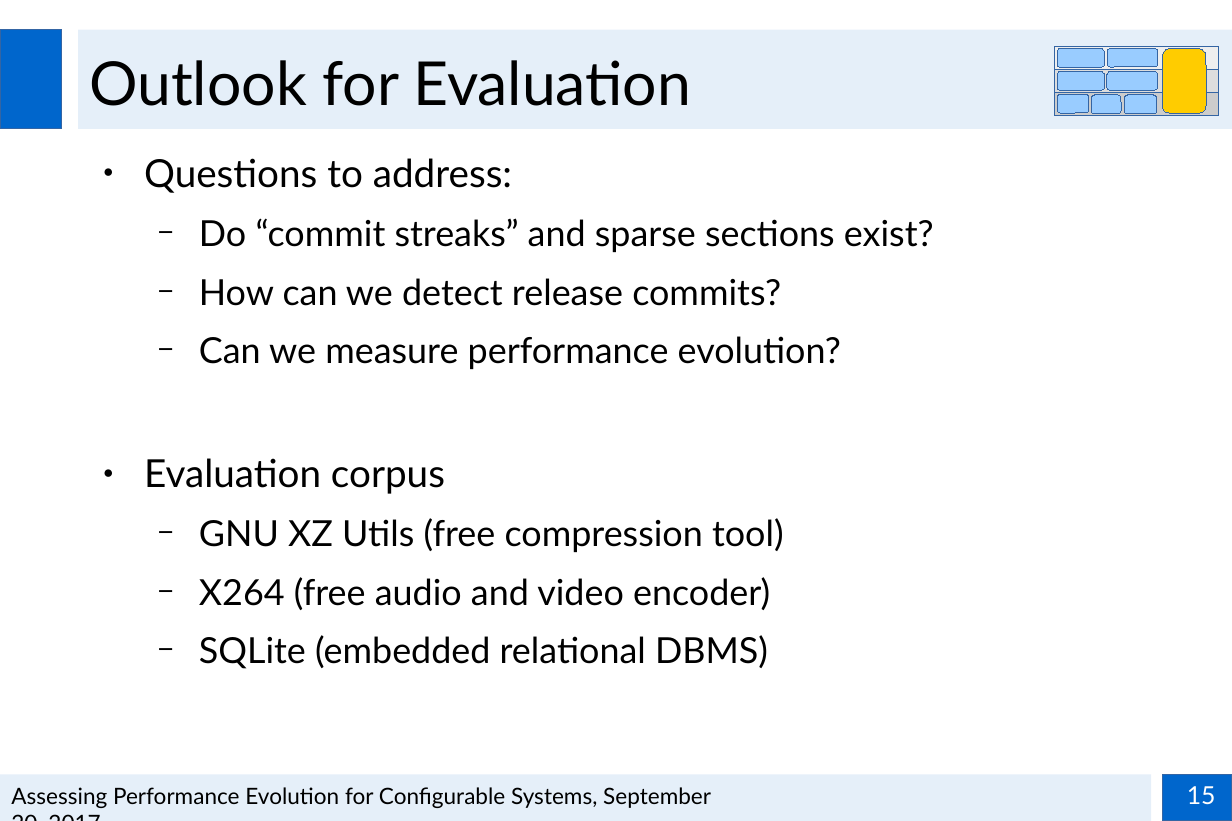
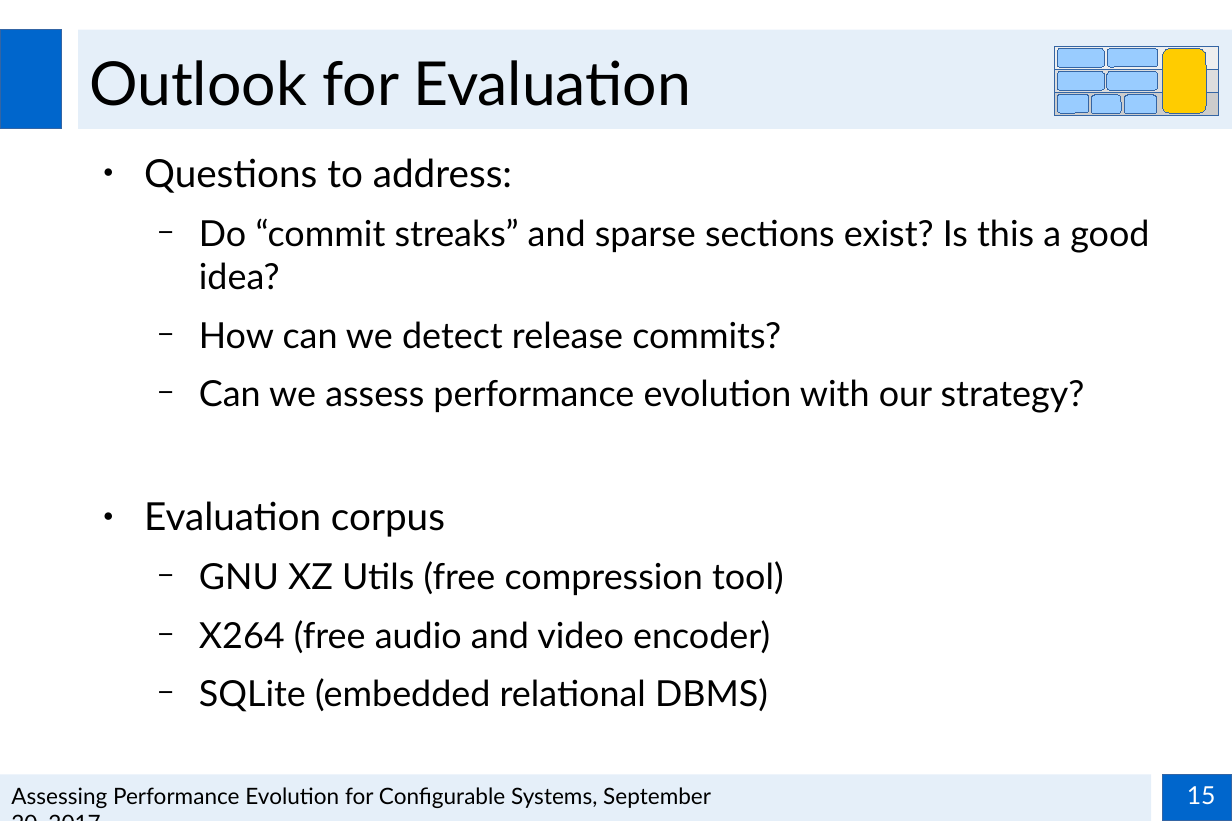
Before and after one commit to smba/msthesis, a slide deck: slide 15 of Presentations/Zwischenpräsentation_MA.odp. Drawn at 1232x821 pixels with LibreOffice and Linux fonts; fonts in the diff are those of the drawing; background and template pictures are left out. Boxes give left, top, right and bottom in pixels: in the first picture for what was removed or moved away, otherwise in the second. Text is boxed around its words. In the diff, an @@ line names an element or a change of style, - is before the commit and + after.

```diff
--- a/Presentations/Zwischenpräsentation_MA.odp
+++ b/Presentations/Zwischenpräsentation_MA.odp
@@ text at [199, 218, 1149, 290]: text changed @@
-  − Do “commit streaks” and sparse sections exist?
+  − Do “commit streaks” and sparse sections exist? Is this a good idea?
@@ text at [199, 379, 1085, 413]: text changed @@
-  − Can we measure performance evolution?
+  − Can we assess performance evolution with our strategy?
```
Also in this commit, not shown: 1 other file.
